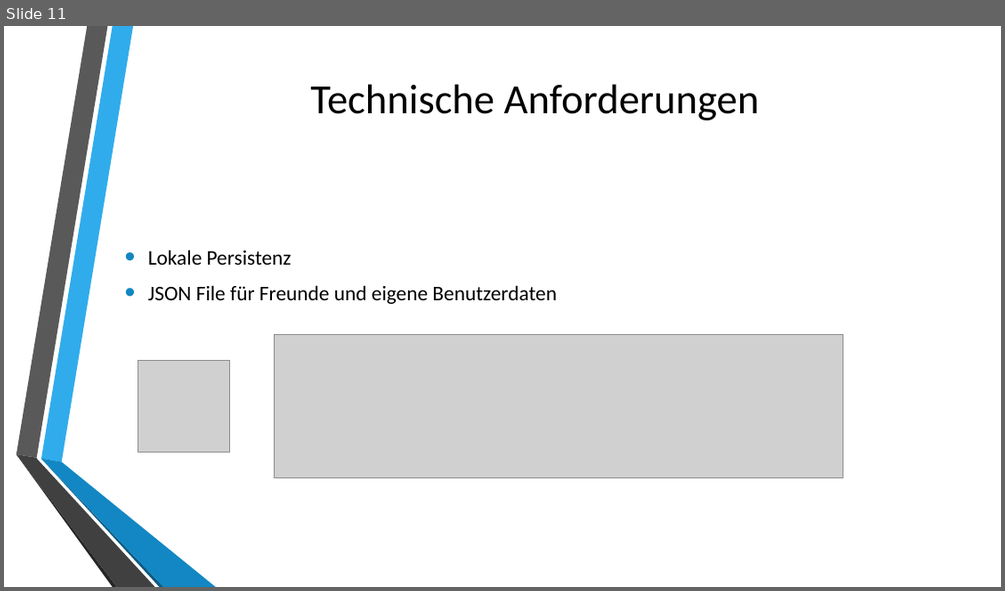
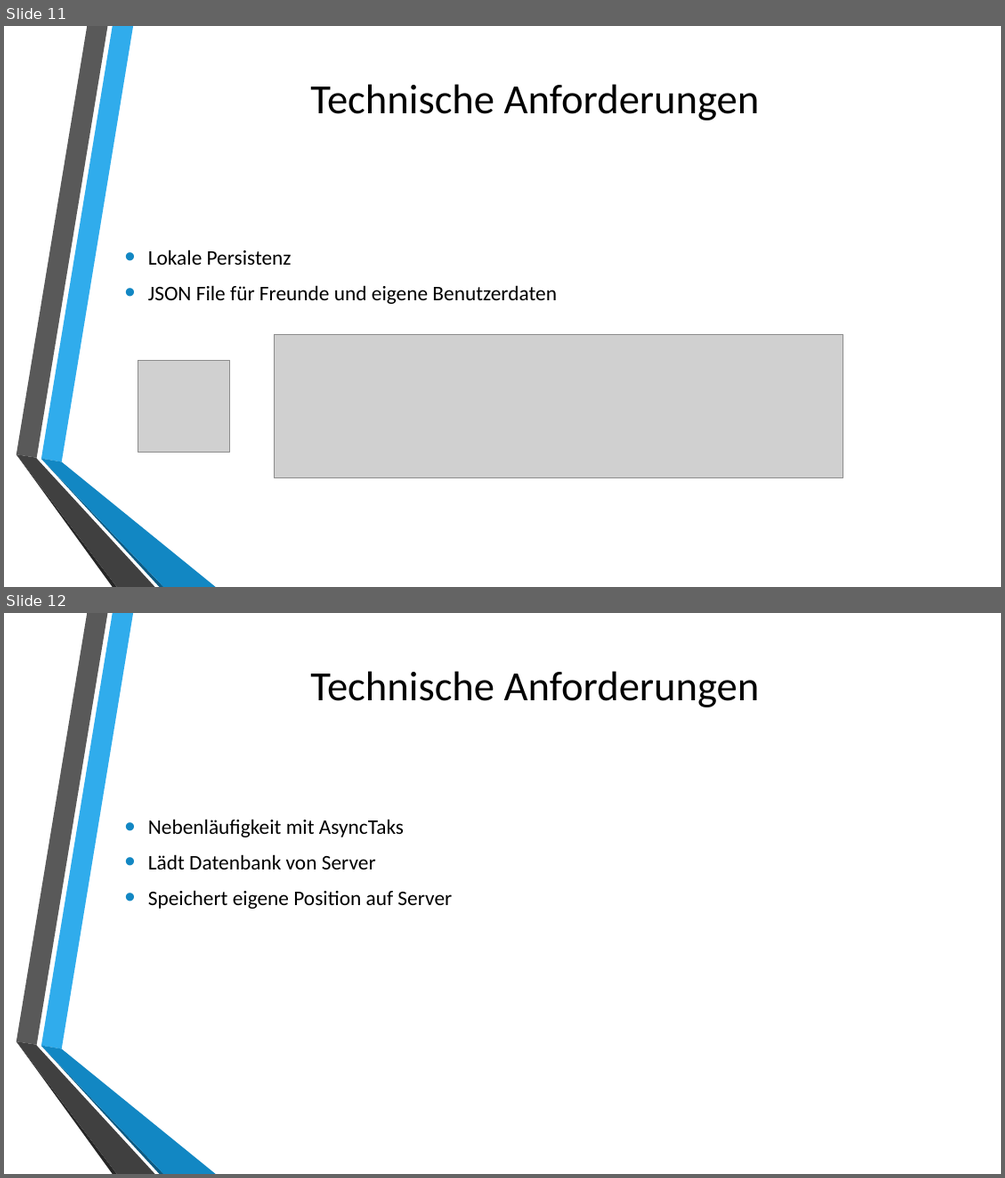
Before and after one commit to 0wncl0ud/MobProPro, a slide deck: FindMe.pptx. Shown one above the other, each under a label of ours: slide 11 before the commit, slides 11 and 12 after it. The pictures are 1005x591 and 1005x1178 pixels, drawn with LibreOffice and Linux fonts; fonts in the diff are those of the drawing; grey boxes stand for pictures; background and template pictures are left out. Boxes give left, top, right and bottom in pixels: in the first picture for what was removed or moved away, otherwise in the second. Text is boxed around its words. In the diff, an @@ line names an element or a change of style, - is before the commit and + after.

```diff
--- a/FindMe.pptx
+++ b/FindMe.pptx
@@ slide 12 added at box(4, 613, 1001, 1174), background picture (left out); not listed: 6 template elements that a slide beside it also shows @@
@@ title added at box(310, 671, 760, 707), 40 pt, text #000000 @@
+Technische Anforderungen
@@ text added at box(148, 819, 452, 908), 20 pt, text #000000 @@
+• Nebenläufigkeit mit AsyncTaks
+• Lädt Datenbank von Server
+• Speichert eigene Position auf Server
```
Also in this commit, not shown: 2 slides changed, 4 other slides added.
